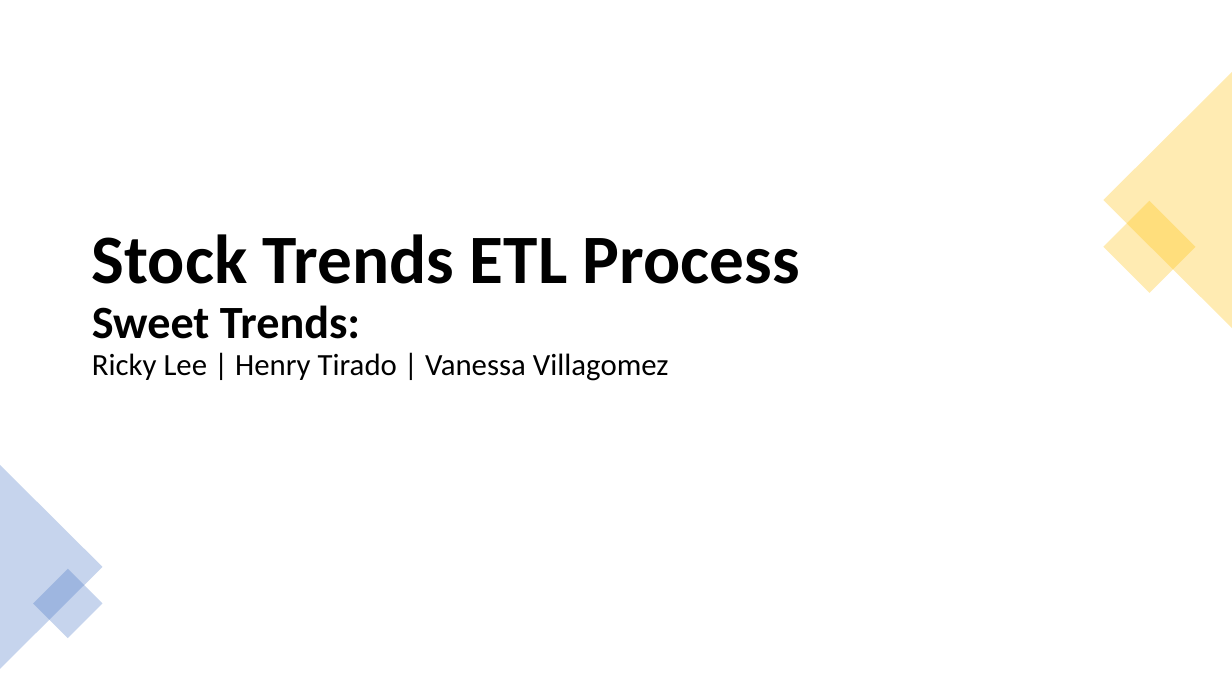
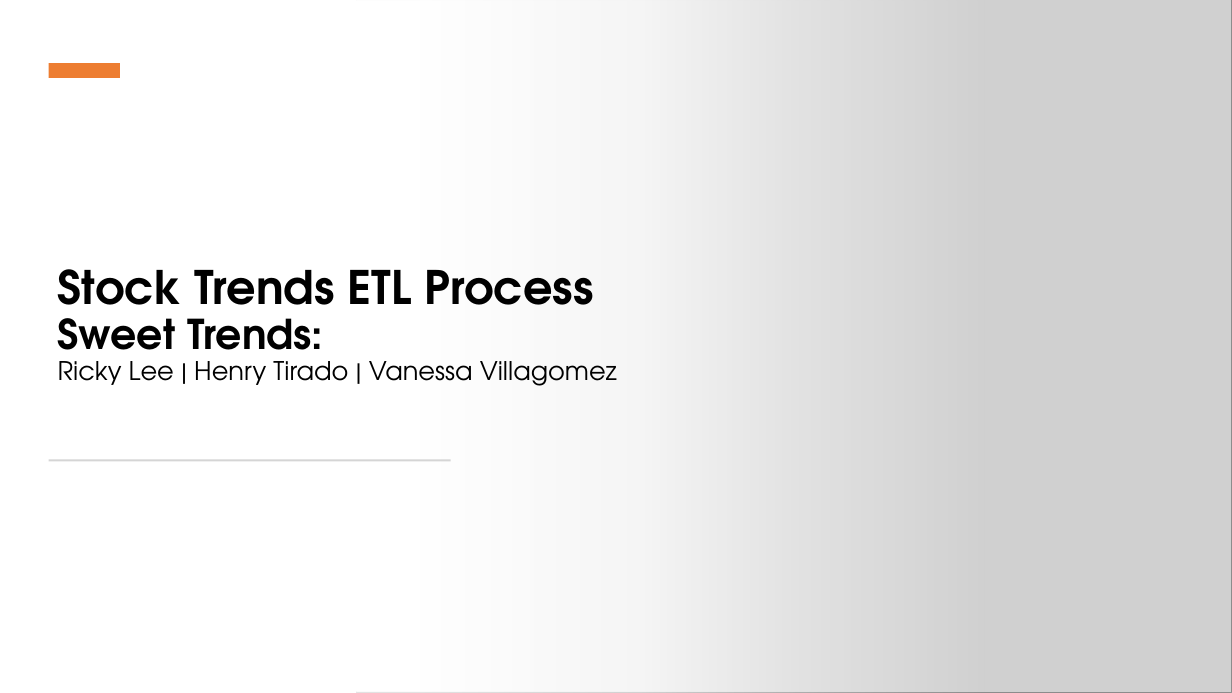
Before and after one commit to V-Villagomez/ETL-Stock-Trends, a slide deck: slide 1 of diagrams/Stock Trends ETL Process.pptx. Drawn at 1232x693 pixels with LibreOffice and Linux fonts; fonts in the diff are those of the drawing; grey boxes stand for pictures. Boxes give left, top, right and bottom in pixels: in the first picture for what was removed or moved away, otherwise in the second. Text is boxed around its words. In the diff, an @@ line names an element or a change of style, - is before the commit and + after.

```diff
--- a/diagrams/Stock Trends ETL Process.pptx
+++ b/diagrams/Stock Trends ETL Process.pptx
@@ rectangle added at (0, 0, 986, 693), fill gradient #FFFFFF @@
@@ picture added at (356, 0, 1232, 693) @@
@@ rectangle added at (49, 63, 120, 78), fill #ED7D31 @@
@@ triangle removed at (1104, 72, 1232, 328) @@
@@ title "Stock Trends ETL Process Sweet ...": place and size @@
-title "Stock Trends ETL Process Sweet ..." at (92, 234, 800, 381)
+title "Stock Trends ETL Process Sweet ..." at (58, 269, 617, 386)
@@ title "Stock Trends ETL Process Sweet ..." at (58, 269, 617, 386): size 54 to 36 pt in "Stock Trends ETL Process"; size 36 to 32 pt in "Sweet Trends:"; size 24 to 20 pt in "Ricky Lee | Henry Tirado | Vanessa ..."; font Calibri to TeX Gyre Adventor; vertical alignment middle to bottom @@
@@ rectangle removed at (1104, 201, 1197, 294) @@
@@ triangle removed at (0, 465, 103, 669) @@
@@ rectangle added at (49, 459, 451, 461), fill #D5D5D5 @@
@@ rectangle removed at (33, 568, 103, 638) @@
```
Also in this commit, not shown: 9 other slides changed.
